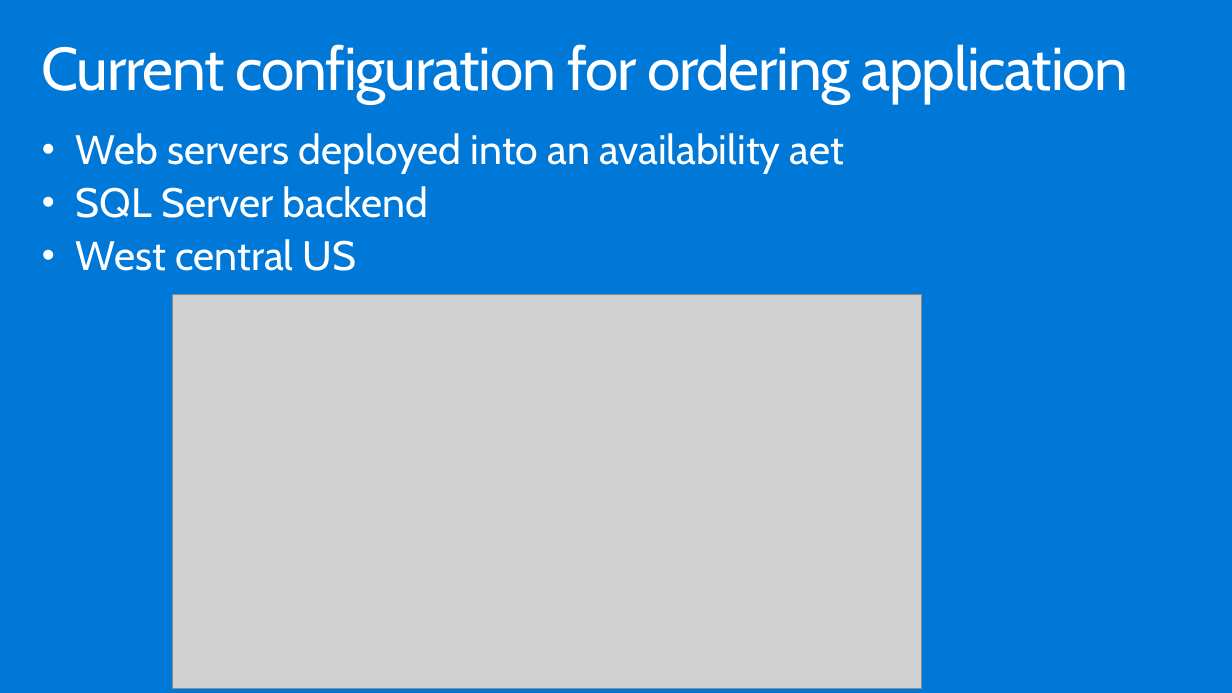
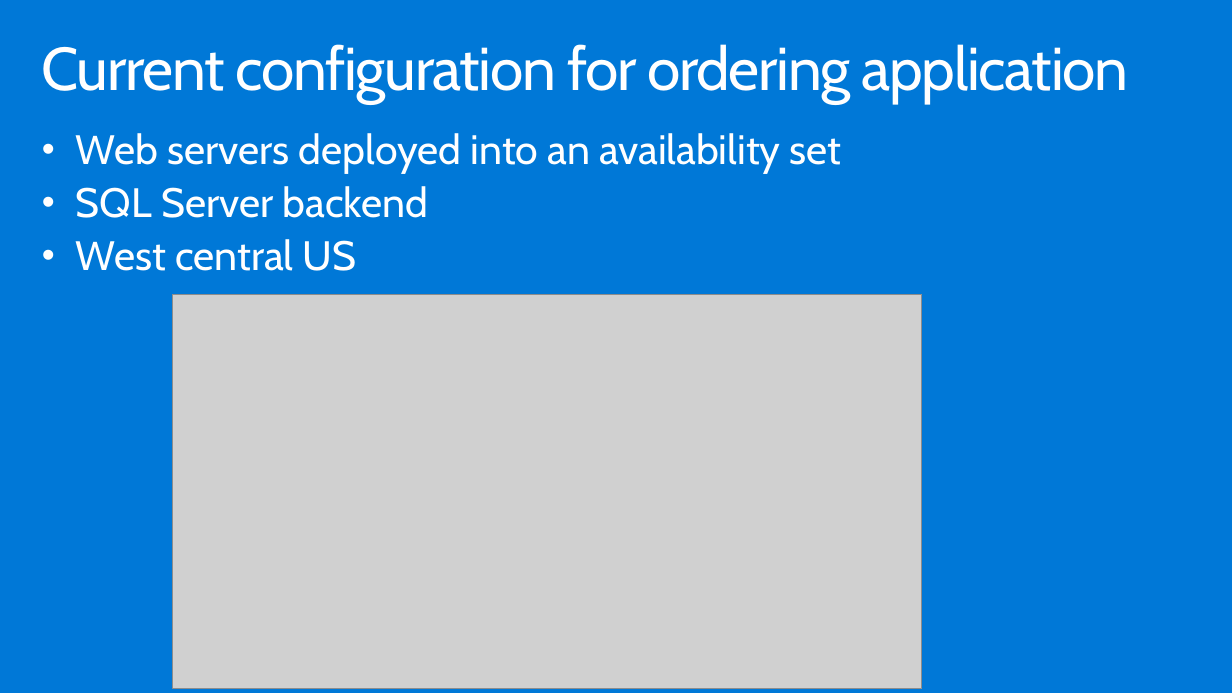
Before and after one commit to yungchou/contoso.insurance, a slide deck: slide 10 of Whiteboard design session/WDS trainer presentation - Building a resilient IaaS architecture.pptx. Drawn at 1232x693 pixels with LibreOffice and Linux fonts; fonts in the diff are those of the drawing; grey boxes stand for pictures. Boxes give left, top, right and bottom in pixels: in the first picture for what was removed or moved away, otherwise in the second. Text is boxed around its words. In the diff, an @@ line names an element or a change of style, - is before the commit and + after.

```diff
--- a/Whiteboard design session/WDS trainer presentation - Building a resilient IaaS architecture.pptx
+++ b/Whiteboard design session/WDS trainer presentation - Building a resilient IaaS architecture.pptx
@@ text at [76, 133, 842, 174]: text changed @@
-• Web servers deployed into an availability aet
+• Web servers deployed into an availability set
```
Also in this commit, not shown: 7 other slides changed, 6 other files.
